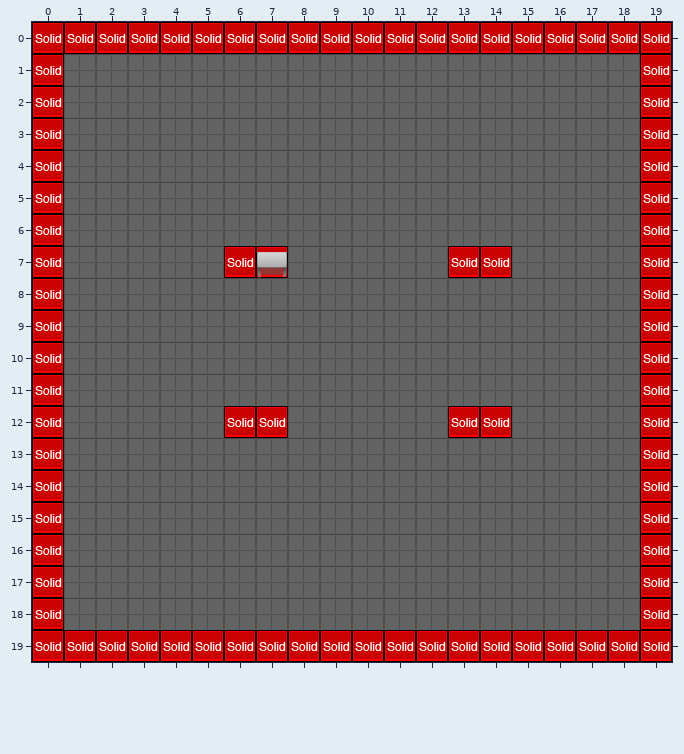
Tiled map, stored at data/testlevel.tmx. The picture above is the old version.
Cells are 32x32 px. Shown: x 0..19, y 0..19.
The result:
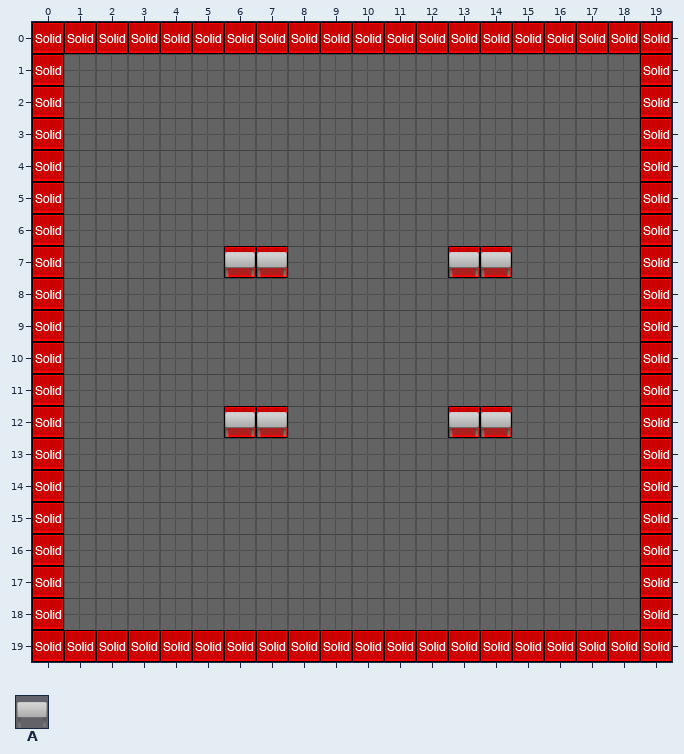
Key: from "OBJ_TILESET": A 0.
Objects are placed by their top-left corner, in cells (3,4 is the top-left corner of cell 3,4); size is 1x1 cell unless given.
From the commit log: Player animation and updated level.
The edit:
Layer "Objects":
changed: A "table" at 7,7 -> A "table" at 6,7
added: A "table" at 13,7
added: A "table" at 14,7
added: A "table" at 7,12
added: A "table" at 6,12
added: A "table" at 14,12
added: A "table" at 13,12
Boxes around the changes in both pictures, in picture pixels (x1, y1, x2, y2):
changed: (224, 252, 288, 278)
added: (448, 252, 512, 278)
added: (224, 412, 288, 438)
added: (448, 412, 512, 438)
